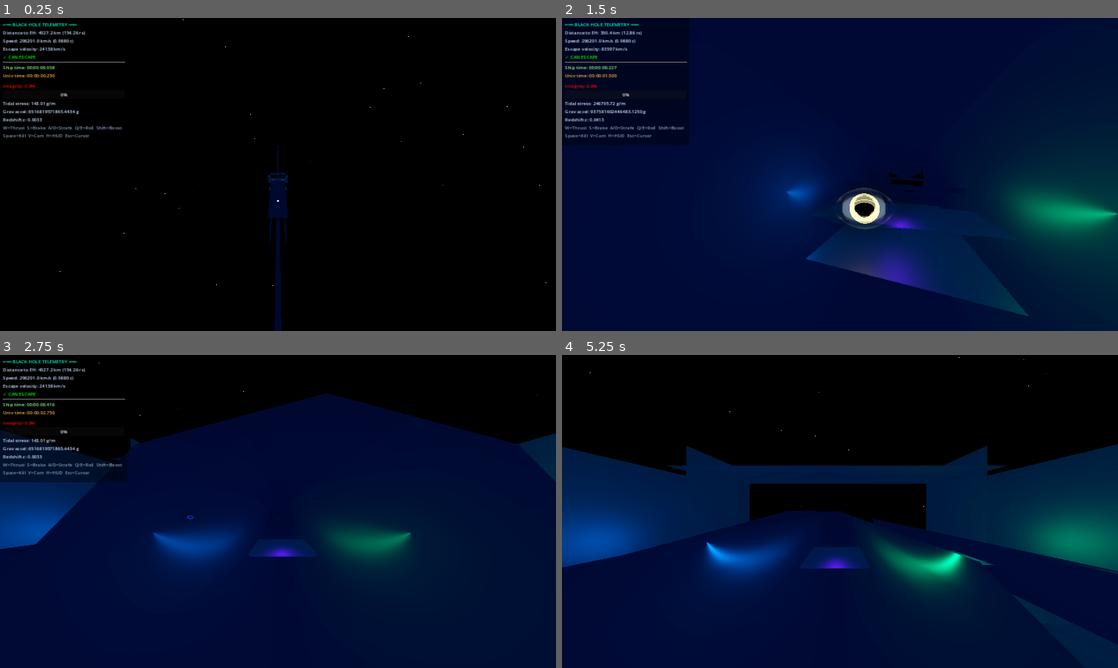
Above: before the commit, frames 1-4 (two rows, left to right).
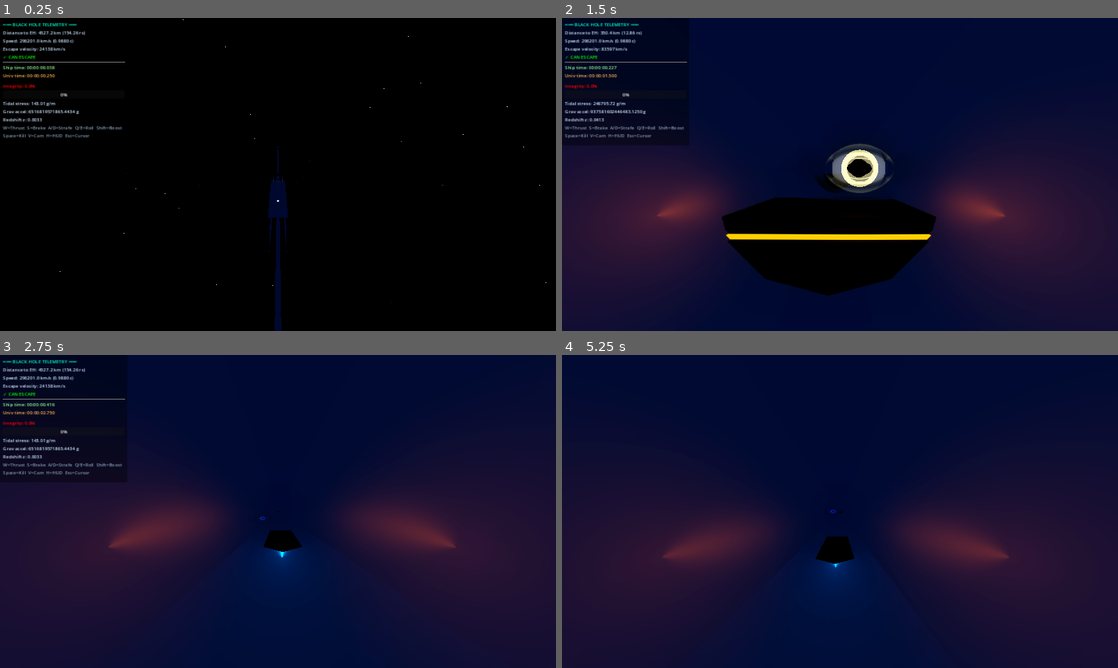
Above: after the commit, the same moments.

Repository: JoppeJoppinger/blackhole-godot
Game: Godot game, scene res://scenes/Main.tscn
The game is run twice, just before and just after one commit, with the same random seed, the same clock (stepped at 60 frames per second) and the same inputs.
Inputs (mouse positions are in pixels of both pictures, inside the frame that each line leads up to):
- Up to frame 1 (0.25 s): no input
- Up to frame 2 (1.5 s): move the mouse to (867, 174) at 0.52 s; hold V (switch_camera) 0.53-1.28 s; hold W (move_forward) from 0.53 s (still down); move the mouse to (812, 174) at 1.27 s; tap Shift (boost) at 1.35 s
- Up to frame 3 (2.75 s): keep holding W (move_forward); tap V (switch_camera) at 1.55 s; move the mouse to (289, 505) at 2.02 s; hold V (switch_camera) from 2.03 s (still down)
- Up to frame 4 (5.25 s): keep holding W (move_forward); move the mouse to (834, 517) at 2.77 s; release V (switch_camera) at 2.78 s; tap H (toggle_hud) at 2.85 s; tap V (switch_camera) at 3.05, 4.55 s; move the mouse to (878, 514) at 3.52 s; hold V (switch_camera) 3.53-4.28 s; move the mouse to (795, 508) at 4.27 s; tap Shift (boost) at 4.35 s; move the mouse to (845, 511) at 5.02 s; hold V (switch_camera) from 5.03 s (still down)

The runs differ from the first frame. In frame 1, less than 0.1% of the frame differs, in the area x 48-52%, y 49-56%; in frame 2, 37%; in frame 3, 53%; in frame 4, 70%, in the area x 0-100%, y 0-94%.

Commit message:
Fix: controls, redesign cockpit (Elite Dangerous style), fix artifacts

Diff:
--- a/scripts/Cockpit.gd
+++ b/scripts/Cockpit.gd
@@ -1,190 +1,123 @@
 extends Node3D
-# Cockpit.gd - Builds procedural 3D cockpit mesh and manages cockpit camera
+# Cockpit.gd - Elite Dangerous inspired cockpit
 
 @onready var cockpit_camera: Camera3D = $CockpitCamera
-@onready var cockpit_mesh: MeshInstance3D = $CockpitMesh
 
 var head_bob_time: float = 0.0
 var head_bob_intensity: float = 0.0
-var base_camera_pos: Vector3 = Vector3(0.0, 0.12, 0.08)
+var base_camera_pos: Vector3 = Vector3(0.0, 0.0, 0.0)
+var throttle_fraction: float = 0.0
+
+# All mesh instances for cockpit parts
+var cockpit_root: Node3D = null
 
 func _ready() -> void:
-	_build_cockpit_mesh()
-	cockpit_camera.near = 0.05
-	_build_throttle_lever()
+	cockpit_camera.near = 0.03
+	cockpit_camera.fov = 90.0
+	cockpit_root = Node3D.new()
+	cockpit_root.position = Vector3(0.0, -0.18, -0.05)
+	add_child(cockpit_root)
+	_build_cockpit()
 
-func _build_cockpit_mesh() -> void:
-	var arr_mesh = ArrayMesh.new()
+func _build_cockpit() -> void:
+	# ── Main dashboard/console (low, wide, dark) ──
+	_add_panel(Vector3(-1.2, -0.38, -0.5), Vector3(1.2, -0.22, 0.15), Color(0.07, 0.08, 0.09))
 
-	# We'll accumulate all cockpit geometry as a list of triangles
-	var verts: PackedVector3Array = PackedVector3Array()
-	var normals: PackedVector3Array = PackedVector3Array()
-	var colors: PackedColorArray = PackedColorArray()
+	# Dashboard slope (angled face toward pilot)
+	_add_panel(Vector3(-1.2, -0.22, -0.5), Vector3(1.2, 0.02, -0.3), Color(0.06, 0.07, 0.08))
 
-	# ── Dashboard panel (in front of camera, below view line) ──
-	_add_box(verts, normals, colors,
-		Vector3(-0.8, -0.3, -0.3),  # min
-		Vector3( 0.8, -0.05, 0.1),  # max
-		Color(0.08, 0.09, 0.10))    # dark metal
+	# ── Center MFD display ──
+	_add_panel(Vector3(-0.28, -0.20, -0.48), Vector3(0.28, 0.00, -0.31), Color(0.0, 0.06, 0.12))
+	_add_emissive_panel(Vector3(-0.26, -0.19, -0.47), Vector3(0.26, -0.01, -0.32), Color(0.0, 0.3, 0.5), 0.8)
 
-	# Dashboard raised center section
-	_add_box(verts, normals, colors,
-		Vector3(-0.35, -0.05, -0.28),
-		Vector3( 0.35,  0.05, 0.0),
-		Color(0.06, 0.07, 0.09))
+	# ── Left MFD ──
+	_add_panel(Vector3(-0.75, -0.20, -0.46), Vector3(-0.38, 0.00, -0.32), Color(0.0, 0.06, 0.12))
+	_add_emissive_panel(Vector3(-0.73, -0.19, -0.45), Vector3(-0.40, -0.01, -0.33), Color(0.0, 0.18, 0.35), 0.6)
 
-	# ── Left side panel ──
-	_add_box(verts, normals, colors,
-		Vector3(-1.1, -0.5, -0.5),
-		Vector3(-0.75, 0.4, 0.2),
-		Color(0.07, 0.08, 0.10))
+	# ── Right MFD ──
+	_add_panel(Vector3(0.38, -0.20, -0.46), Vector3(0.75, 0.00, -0.32), Color(0.0, 0.06, 0.12))
+	_add_emissive_panel(Vector3(0.40, -0.19, -0.45), Vector3(0.73, -0.01, -0.33), Color(0.0, 0.18, 0.35), 0.6)
 
-	# ── Right side panel ──
-	_add_box(verts, normals, colors,
-		Vector3(0.75, -0.5, -0.5),
-		Vector3(1.1, 0.4, 0.2),
-		Color(0.07, 0.08, 0.10))
+	# ── Windshield frame - bottom bar ──
+	_add_panel(Vector3(-1.05, 0.02, -0.65), Vector3(1.05, 0.07, -0.32), Color(0.08, 0.09, 0.10))
 
-	# ── Windshield frame ──
-	# top bar
-	_add_box(verts, normals, colors,
-		Vector3(-0.85, 0.45, -0.8),
-		Vector3( 0.85, 0.55, -0.3),
-		Color(0.1, 0.11, 0.12))
-	# left pillar
-	_add_box(verts, normals, colors,
-		Vector3(-0.85, -0.1, -0.85),
-		Vector3(-0.75, 0.55, -0.3),
-		Color(0.1, 0.11, 0.12))
-	# right pillar
-	_add_box(verts, normals, colors,
-		Vector3(0.75, -0.1, -0.85),
-		Vector3(0.85, 0.55, -0.3),
-		Color(0.1, 0.11, 0.12))
-	# bottom frame bar
-	_add_box(verts, normals, colors,
-		Vector3(-0.85, -0.12, -0.85),
-		Vector3( 0.85, -0.05, -0.3),
-		Color(0.1, 0.11, 0.12))
+	# ── Left A-pillar ──
+	_add_panel(Vector3(-1.05, 0.02, -0.90), Vector3(-0.95, 0.65, -0.32), Color(0.08, 0.09, 0.10))
 
-	# ── Glowing screen panels on dashboard ──
-	# Left screen
-	_add_box(verts, normals, colors,
-		Vector3(-0.65, -0.04, -0.25),
-		Vector3(-0.38, 0.04, -0.05),
-		Color(0.0, 0.15, 0.25))  # dark blue screen
+	# ── Right A-pillar ──
+	_add_panel(Vector3(0.95, 0.02, -0.90), Vector3(1.05, 0.65, -0.32), Color(0.08, 0.09, 0.10))
 
-	# Right screen
-	_add_box(verts, normals, colors,
-		Vector3(0.38, -0.04, -0.25),
-		Vector3(0.65, 0.04, -0.05),
-		Color(0.0, 0.15, 0.25))
+	# ── Top frame bar ──
+	_add_panel(Vector3(-1.05, 0.62, -0.90), Vector3(1.05, 0.70, -0.32), Color(0.08, 0.09, 0.10))
 
-	# Center display
-	_add_box(verts, normals, colors,
-		Vector3(-0.20, -0.04, -0.27),
-		Vector3( 0.20,  0.04, -0.02),
-		Color(0.0, 0.10, 0.20))
+	# ── Left side console ──
+	_add_panel(Vector3(-1.35, -0.5, -0.7), Vector3(-1.05, 0.3, 0.1), Color(0.07, 0.08, 0.09))
+	# Left console face
+	_add_panel(Vector3(-1.35, -0.3, -0.65), Vector3(-1.07, 0.25, -0.35), Color(0.06, 0.07, 0.08))
+	# Left console screen
+	_add_emissive_panel(Vector3(-1.30, -0.20, -0.62), Vector3(-1.10, 0.15, -0.38), Color(0.4, 0.15, 0.0), 0.7)
 
-	# ── Buttons on side panels (little nubs) ──
-	for bi in 6:
-		var bx_l = -1.05
-		var bx_r =  1.05
-		var by = -0.3 + float(bi) * 0.1
-		# left
-		_add_box(verts, normals, colors,
-			Vector3(bx_l, by, -0.2),
-			Vector3(bx_l + 0.04, by + 0.04, -0.15),
-			Color(0.3, 0.05 + float(bi) * 0.03, 0.05))
-		# right
-		_add_box(verts, normals, colors,
-			Vector3(bx_r - 0.04, by, -0.2),
-			Vector3(bx_r, by + 0.04, -0.15),
-			Color(0.05, 0.05 + float(bi) * 0.03, 0.3))
+	# ── Right side console ──
+	_add_panel(Vector3(1.05, -0.5, -0.7), Vector3(1.35, 0.3, 0.1), Color(0.07, 0.08, 0.09))
+	# Right console face
+	_add_panel(Vector3(1.07, -0.3, -0.65), Vector3(1.35, 0.25, -0.35), Color(0.06, 0.07, 0.08))
+	# Right console screen
+	_add_emissive_panel(Vector3(1.10, -0.20, -0.62), Vector3(1.30, 0.15, -0.38), Color(0.4, 0.15, 0.0), 0.7)
 
-	# ── Pilot seat headrest (visible at periphery bottom) ──
-	_add_box(verts, normals, colors,
-		Vector3(-0.25, -0.6, 0.3),
-		Vector3( 0.25, -0.1, 0.5),
-		Color(0.12, 0.10, 0.09))
-	# seat back
-	_add_box(verts, normals, colors,
-		Vector3(-0.3, -0.9, 0.25),
-		Vector3( 0.3, -0.6, 0.55),
-		Color(0.10, 0.08, 0.08))
+	# ── Orange accent strip along dashboard top ──
+	_add_emissive_panel(Vector3(-1.18, 0.01, -0.49), Vector3(1.18, 0.03, -0.31), Color(0.9, 0.4, 0.0), 1.5)
+
+	# ── Orange accent on A-pillars ──
+	_add_emissive_panel(Vector3(-1.03, 0.05, -0.87), Vector3(-0.97, 0.60, -0.84), Color(0.9, 0.4, 0.0), 1.0)
+	_add_emissive_panel(Vector3(0.97, 0.05, -0.87), Vector3(1.03, 0.60, -0.84), Color(0.9, 0.4, 0.0), 1.0)
 
 	# ── Floor ──
-	_add_box(verts, normals, colors,
-		Vector3(-1.0, -0.95, -0.3),
-		Vector3( 1.0, -0.90, 0.6),
-		Color(0.05, 0.05, 0.06))
+	_add_panel(Vector3(-1.3, -0.55, -0.5), Vector3(1.3, -0.50, 0.3), Color(0.04, 0.04, 0.05))
 
-	# ── Build ArrayMesh ──
-	var arrays = []
-	arrays.resize(Mesh.ARRAY_MAX)
-	arrays[Mesh.ARRAY_VERTEX] = verts
-	arrays[Mesh.ARRAY_NORMAL] = normals
-	arrays[Mesh.ARRAY_COLOR] = colors
-	arr_mesh.add_surface_from_arrays(Mesh.PRIMITIVE_TRIANGLES, arrays)
+	# ── Throttle lever (right of center) ──
+	_add_panel(Vector3(0.18, -0.38, -0.42), Vector3(0.26, -0.36, -0.35), Color(0.12, 0.12, 0.14))  # base
+	_add_emissive_panel(Vector3(0.20, -0.38, -0.40), Vector3(0.24, -0.22, -0.37), Color(0.9, 0.3, 0.0), 1.2)  # handle
 
-	# Material: vertex color + some emission on screens
+	# ── Ambient lights ──
+	_add_light(Vector3(-0.5, 0.05, -0.4), Color(0.9, 0.4, 0.05), 0.3, 1.2)  # left orange
+	_add_light(Vector3(0.5, 0.05, -0.4),  Color(0.9, 0.4, 0.05), 0.3, 1.2)  # right orange
+	_add_light(Vector3(0.0, 0.02, -0.4),  Color(0.0, 0.4, 0.8),  0.25, 0.8) # center blue MFD glow
+
+func _add_panel(mn: Vector3, mx: Vector3, color: Color) -> void:
+	var mi = MeshInstance3D.new()
+	var bm = BoxMesh.new()
+	bm.size = mx - mn
+	mi.mesh = bm
+	mi.position = (mn + mx) * 0.5
 	var mat = StandardMaterial3D.new()
-	mat.vertex_color_use_as_albedo = true
-	mat.metallic = 0.6
-	mat.roughness = 0.5
+	mat.albedo_color = color
+	mat.metallic = 0.7
+	mat.roughness = 0.4
+	mi.set_surface_override_material(0, mat)
+	cockpit_root.add_child(mi)
+
+func _add_emissive_panel(mn: Vector3, mx: Vector3, color: Color, energy: float) -> void:
+	var mi = MeshInstance3D.new()
+	var bm = BoxMesh.new()
+	bm.size = mx - mn
+	mi.mesh = bm
+	mi.position = (mn + mx) * 0.5
+	var mat = StandardMaterial3D.new()
+	mat.albedo_color = color
 	mat.emission_enabled = true
-	mat.emission = Color(0.0, 0.08, 0.15)
-	mat.emission_energy_multiplier = 1.2
-	cockpit_mesh.mesh = arr_mesh
-	cockpit_mesh.set_surface_override_material(0, mat)
-	cockpit_mesh.position = Vector3(0, -0.1, -0.4)
+	mat.emission = color
+	mat.emission_energy_multiplier = energy
+	mat.roughness = 0.9
+	mi.set_surface_override_material(0, mat)
+	cockpit_root.add_child(mi)
 
-	# Screen glow lights
-	var light_colors = [Color(0.0, 0.5, 1.0), Color(0.0, 0.8, 0.5), Color(0.3, 0.0, 0.8)]
-	var light_positions = [Vector3(-0.52, 0.1, -0.15), Vector3(0.52, 0.1, -0.15), Vector3(0.0, 0.15, -0.15)]
-	for li in 3:
-		var light = OmniLight3D.new()
-		light.position = light_positions[li]
-		light.light_color = light_colors[li]
-		light.light_energy = 0.4
-		light.omni_range = 0.8
-		cockpit_mesh.add_child(light)
-
-func _add_box(verts: PackedVector3Array, normals: PackedVector3Array, colors: PackedColorArray,
-		mn: Vector3, mx: Vector3, col: Color) -> void:
-	# 6 faces × 2 triangles × 3 verts = 36 verts
-	var faces = [
-		# front (z = mx.z)
-		[Vector3(mn.x, mn.y, mx.z), Vector3(mx.x, mn.y, mx.z), Vector3(mx.x, mx.y, mx.z),
-		 Vector3(mn.x, mn.y, mx.z), Vector3(mx.x, mx.y, mx.z), Vector3(mn.x, mx.y, mx.z),
-		 Vector3(0, 0, 1)],
-		# back (z = mn.z)
-		[Vector3(mx.x, mn.y, mn.z), Vector3(mn.x, mn.y, mn.z), Vector3(mn.x, mx.y, mn.z),
-		 Vector3(mx.x, mn.y, mn.z), Vector3(mn.x, mx.y, mn.z), Vector3(mx.x, mx.y, mn.z),
-		 Vector3(0, 0, -1)],
-		# top (y = mx.y)
-		[Vector3(mn.x, mx.y, mn.z), Vector3(mx.x, mx.y, mn.z), Vector3(mx.x, mx.y, mx.z),
-		 Vector3(mn.x, mx.y, mn.z), Vector3(mx.x, mx.y, mx.z), Vector3(mn.x, mx.y, mx.z),
-		 Vector3(0, 1, 0)],
-		# bottom (y = mn.y)
-		[Vector3(mn.x, mn.y, mx.z), Vector3(mx.x, mn.y, mx.z), Vector3(mx.x, mn.y, mn.z),
-		 Vector3(mn.x, mn.y, mx.z), Vector3(mx.x, mn.y, mn.z), Vector3(mn.x, mn.y, mn.z),
-		 Vector3(0, -1, 0)],
-		# right (x = mx.x)
-		[Vector3(mx.x, mn.y, mn.z), Vector3(mx.x, mn.y, mx.z), Vector3(mx.x, mx.y, mx.z),
-		 Vector3(mx.x, mn.y, mn.z), Vector3(mx.x, mx.y, mx.z), Vector3(mx.x, mx.y, mn.z),
-		 Vector3(1, 0, 0)],
-		# left (x = mn.x)
-		[Vector3(mn.x, mn.y, mx.z), Vector3(mn.x, mn.y, mn.z), Vector3(mn.x, mx.y, mn.z),
-		 Vector3(mn.x, mn.y, mx.z), Vector3(mn.x, mx.y, mn.z), Vector3(mn.x, mx.y, mx.z),
-		 Vector3(-1, 0, 0)],
-	]
-	for face in faces:
-		var n = face[6] as Vector3
-		for vi in 6:
-			verts.append(face[vi] as Vector3)
-			normals.append(n)
-			colors.append(col)
+func _add_light(pos: Vector3, color: Color, energy: float, range_val: float) -> void:
+	var light = OmniLight3D.new()
+	light.position = pos
+	light.light_color = color
+	light.light_energy = energy
+	light.omni_range = range_val
+	cockpit_root.add_child(light)
 
 func set_thrusting(is_thrusting: bool) -> void:
 	if is_thrusting:
@@ -192,50 +125,19 @@
 	else:
 		head_bob_intensity = max(head_bob_intensity - 0.04, 0.0)
 
+func set_thrust_visual(fraction: float) -> void:
+	throttle_fraction = lerp(throttle_fraction, fraction, 0.1)
+
 func update_camera_bob(delta: float, tidal_g: float) -> void:
 	head_bob_time += delta * (2.0 + head_bob_intensity * 3.0)
-
-	# Smooth bob
-	var bob_x = sin(head_bob_time * 1.1) * 0.003 * head_bob_intensity
-	var bob_y = sin(head_bob_time * 2.0) * 0.004 * head_bob_intensity
-
-	# Tidal shake (random noise when under stress)
+	var bob_x = sin(head_bob_time * 1.1) * 0.002 * head_bob_intensity
+	var bob_y = sin(head_bob_time * 2.0) * 0.003 * head_bob_intensity
 	var shake = 0.0
 	if tidal_g > 5.0:
-		shake = min((tidal_g - 5.0) * 0.001, 0.04)
+		shake = min((tidal_g - 5.0) * 0.001, 0.03)
 		bob_x += (sin(head_bob_time * 17.3) * cos(head_bob_time * 23.7)) * shake
 		bob_y += (cos(head_bob_time * 19.1) * sin(head_bob_time * 29.3)) * shake
-
 	cockpit_camera.position = base_camera_pos + Vector3(bob_x, bob_y, 0.0)
 
 func get_camera() -> Camera3D:
 	return cockpit_camera
-
-var throttle_lever: MeshInstance3D = null
-var throttle_fraction: float = 0.0
-
-func _build_throttle_lever() -> void:
-	throttle_lever = MeshInstance3D.new()
-	var arr_mesh = ArrayMesh.new()
-	var verts: PackedVector3Array = PackedVector3Array()
-	var normals: PackedVector3Array = PackedVector3Array()
-	var colors: PackedColorArray = PackedColorArray()
-	# lever base
-	_add_box(verts, normals, colors, Vector3(0.82, -0.28, -0.15), Vector3(0.90, -0.26, -0.05), Color(0.15, 0.15, 0.15))
-	# lever handle
-	_add_box(verts, normals, colors, Vector3(0.84, -0.28, -0.12), Vector3(0.88, -0.10, -0.08), Color(0.8, 0.2, 0.1))
-	var arrays = []; arrays.resize(Mesh.ARRAY_MAX)
-	arrays[Mesh.ARRAY_VERTEX] = verts
-	arrays[Mesh.ARRAY_NORMAL] = normals
-	arrays[Mesh.ARRAY_COLOR] = colors
-	arr_mesh.add_surface_from_arrays(Mesh.PRIMITIVE_TRIANGLES, arrays)
-	var mat = StandardMaterial3D.new()
-	mat.vertex_color_use_as_albedo = true
-	throttle_lever.mesh = arr_mesh
-	throttle_lever.set_surface_override_material(0, mat)
-	add_child(throttle_lever)
-
-func set_thrust_visual(fraction: float) -> void:
-	throttle_fraction = lerp(throttle_fraction, fraction, 0.1)
-	if throttle_lever:
-		throttle_lever.position.z = lerp(0.0, -0.15, throttle_fraction)
--- a/scripts/Spaceship.gd
+++ b/scripts/Spaceship.gd
@@ -22,10 +22,8 @@
 var is_boosting: bool = false
 var engines_killed: bool = false
 
-# Mouse look for cockpit camera
+# Mouse look
 var mouse_delta: Vector2 = Vector2.ZERO
-var cockpit_yaw: float = 0.0
-var cockpit_pitch: float = 0.0
 
 @onready var chase_cam: Camera3D = $ChaseCamera
 @onready var cockpit_node: Node3D = $CockpitNode
@@ -177,9 +175,6 @@
 		chase_cam.current = !is_cockpit_camera
 		if cockpit_node:
 			cockpit_node.get_camera().current = is_cockpit_camera
-		# reset mouse look
-		cockpit_yaw = 0.0
-		cockpit_pitch = 0.0
 	if event.is_action_pressed("ui_cancel"):
 		if Input.get_mouse_mode() == Input.MOUSE_MODE_CAPTURED:
 			Input.set_mouse_mode(Input.MOUSE_MODE_VISIBLE)
@@ -190,17 +185,10 @@
 	if black_hole == null:
 		return
 
-	# Mouse rotation
+	# Mouse rotation - always steers the ship
 	if Input.get_mouse_mode() == Input.MOUSE_MODE_CAPTURED:
-		if is_cockpit_camera:
-			# Mouse look: move virtual camera, limited to ±30°
-			cockpit_yaw   = clamp(cockpit_yaw   - mouse_delta.x * 0.002, -PI/6.0, PI/6.0)
-			cockpit_pitch = clamp(cockpit_pitch - mouse_delta.y * 0.002, -PI/6.0, PI/6.0)
-			if cockpit_node:
-				cockpit_node.get_camera().rotation = Vector3(cockpit_pitch, cockpit_yaw, 0)
-		else:
-			rotate_y(-mouse_delta.x * 0.002)
-			rotate_object_local(Vector3.RIGHT, -mouse_delta.y * 0.002)
+		rotate_y(-mouse_delta.x * 0.002)
+		rotate_object_local(Vector3.RIGHT, -mouse_delta.y * 0.002)
 	mouse_delta = Vector2.ZERO
 
 	# Keyboard roll
